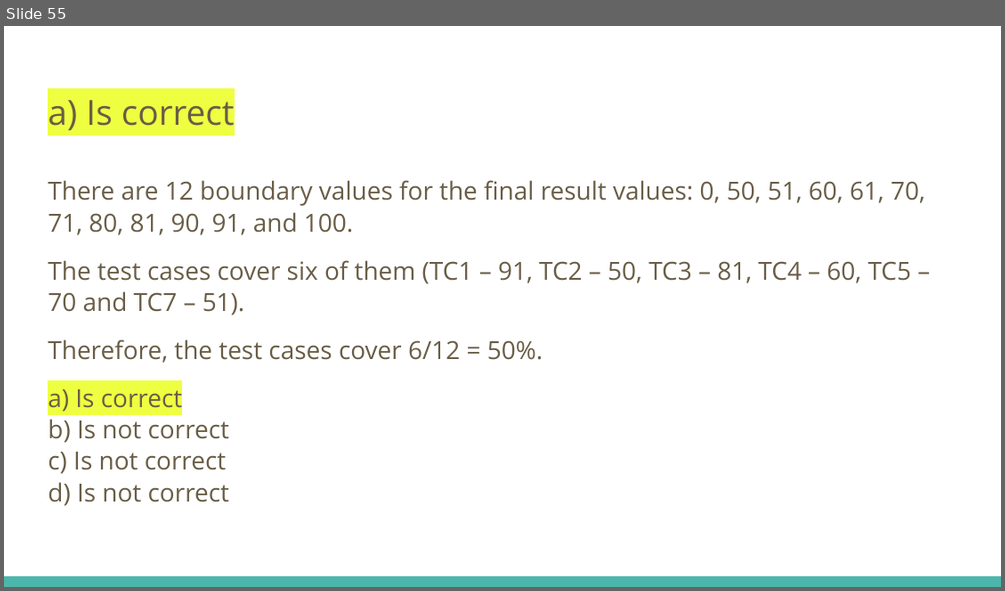
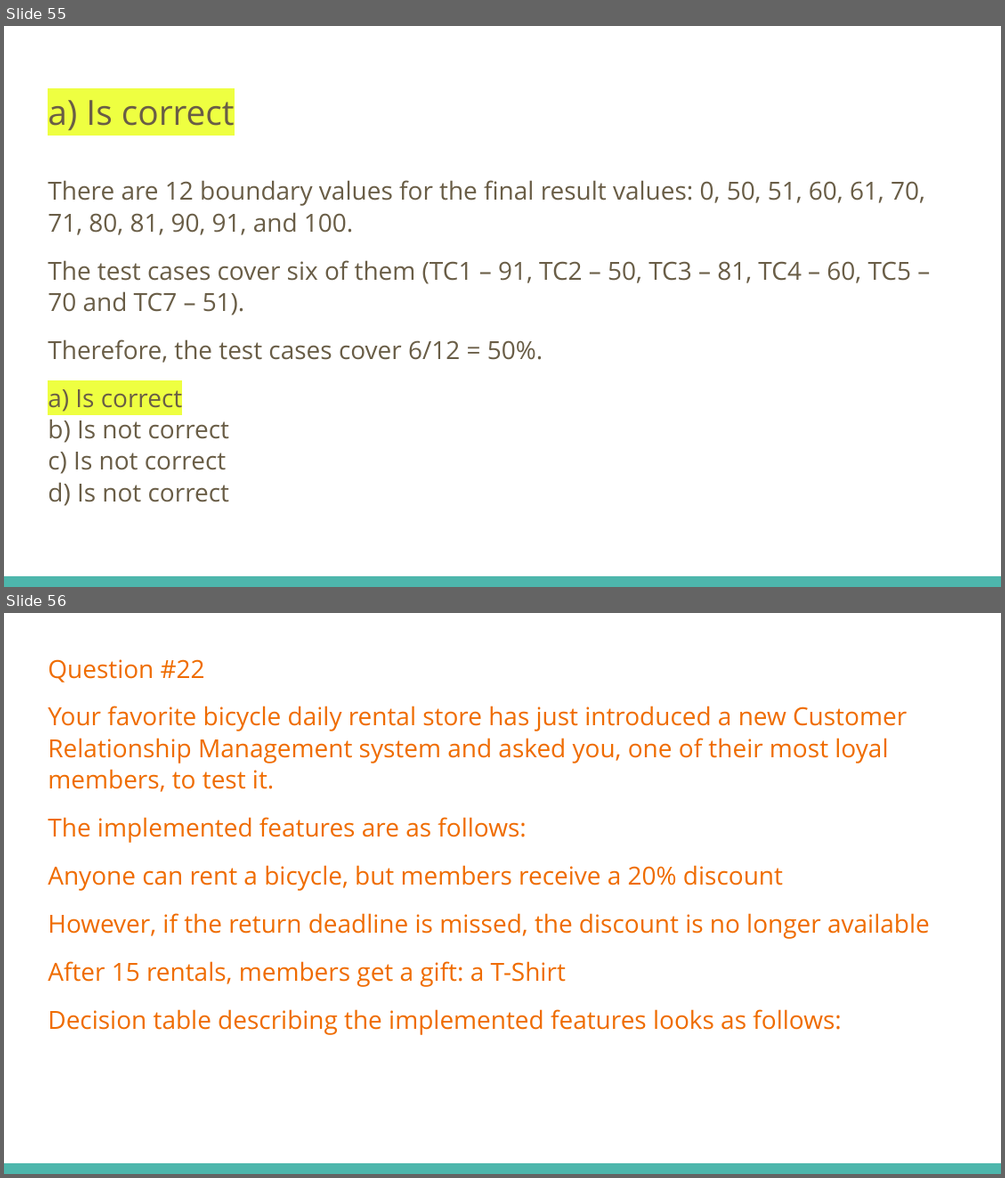
Before and after one commit to fawadmalik/istqb, a slide deck: ISTQB Foundation Level Preparation.pptx. Shown one above the other, each under a label of ours: slide 55 before the commit, slides 55 and 56 after it. The pictures are 1005x591 and 1005x1178 pixels, drawn with LibreOffice and Linux fonts; fonts in the diff are those of the drawing. Boxes give left, top, right and bottom in pixels: in the first picture for what was removed or moved away, otherwise in the second. Text is boxed around its words. In the diff, an @@ line names an element or a change of style, - is before the commit and + after.

```diff
--- a/ISTQB Foundation Level Preparation.pptx
+++ b/ISTQB Foundation Level Preparation.pptx
@@ slide 56 added at (4,613,1001,1174), background #FFFFFF; not listed: 1 template element that a slide beside it also shows @@
@@ text added at (48,659,930,1035), 18 pt, text #EF6C00 @@
+Question #22
+Your favorite bicycle daily rental store has just introduced a new Customer Relationship Management system and asked you, one of their most loyal members, to test it.
+The implemented features are as follows:
+Anyone can rent a bicycle, but members receive a 20% discount
+However, if the return deadline is missed, the discount is no longer available
+After 15 rentals, members get a gift: a T-Shirt
+Decision table describing the implemented features looks as follows:
```
Also in this commit, not shown: 1 other slide added.
